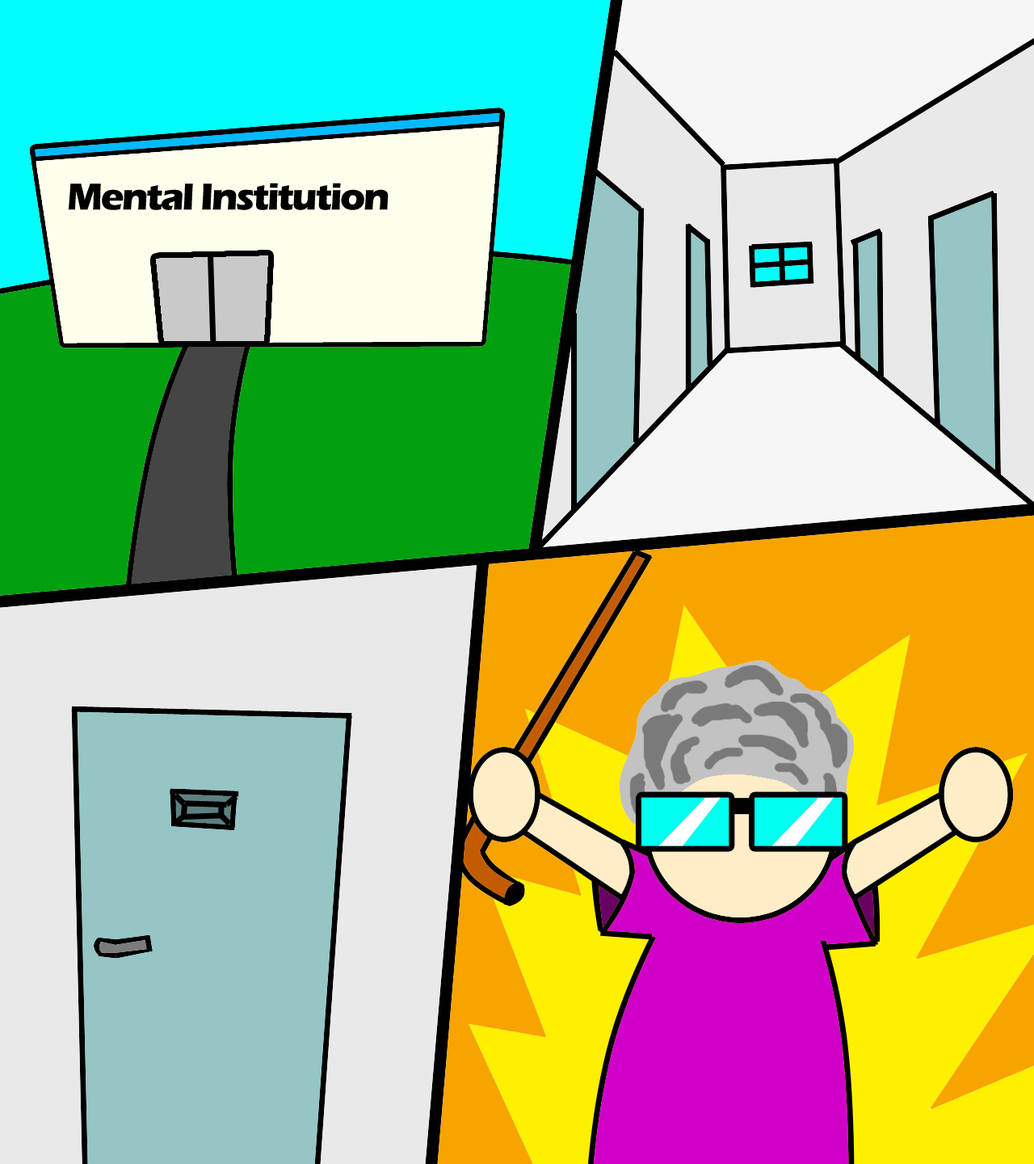
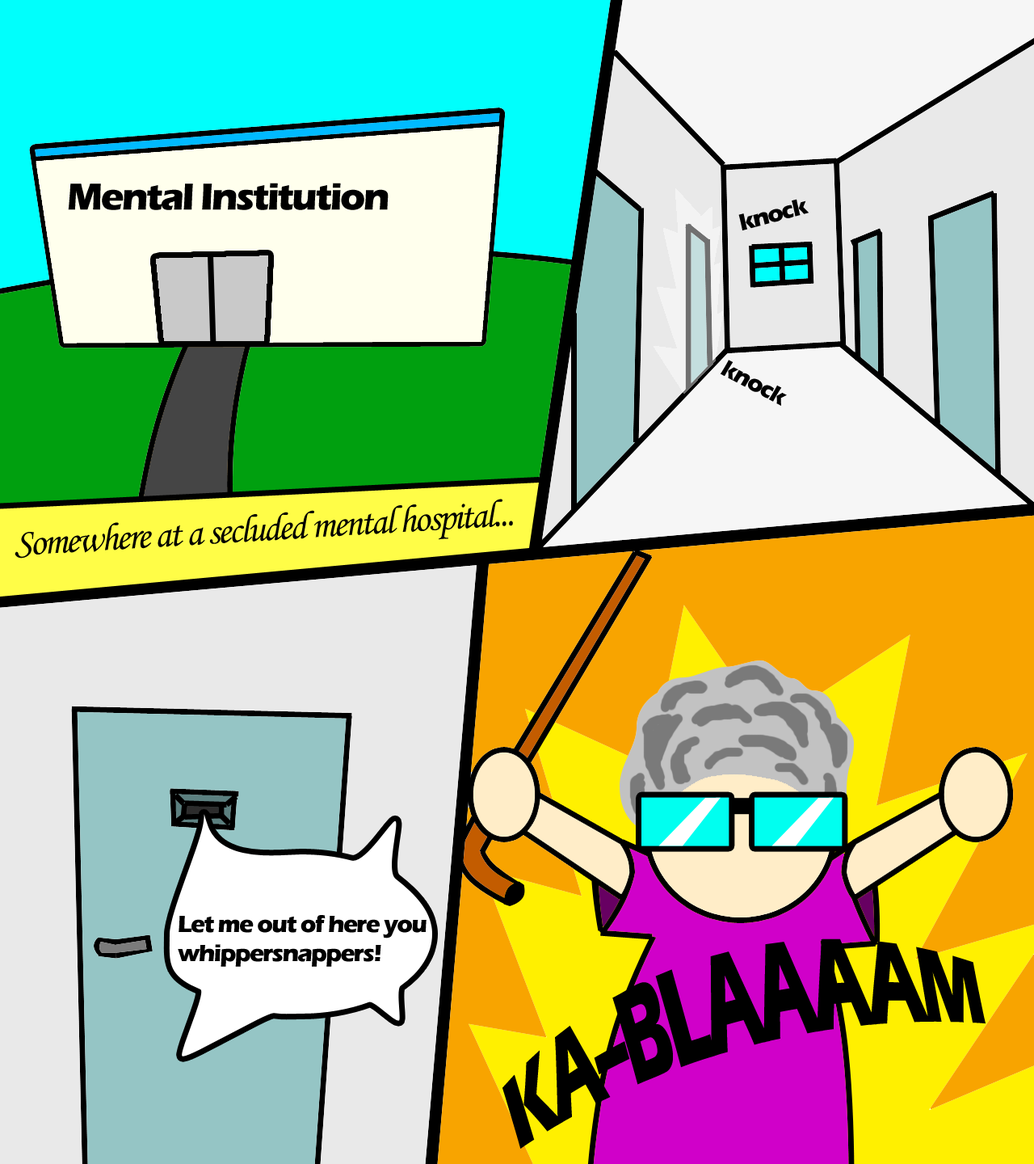
Before/after of a w=1034, h=1164 layered artwork. What changed in the layer stack:
added layer "Somewhere at a secluded mental hospital..." above "Layer 1" over [14, 498, 514, 559]
added layer "Layer 1" (44%) above "knock copy" over [653, 188, 724, 394]
added layer "knock copy" above "knock" over [738, 198, 810, 232]
added layer "knock" above "Shape 4" over [719, 359, 787, 406]
added layer "Shape 4" above "Mental Institution" over [0, 482, 539, 597]
added layer "Let me out of here you whippersnappers!" above "KA--BLAAAAM" over [177, 914, 427, 967]
added layer "KA--BLAAAAM" above "Shape 5" over [502, 938, 986, 1149]
added layer "Shape 5" above "Shape 3" over [168, 813, 433, 1057]
painted on "Shape 3" over [185, 805, 219, 815]
